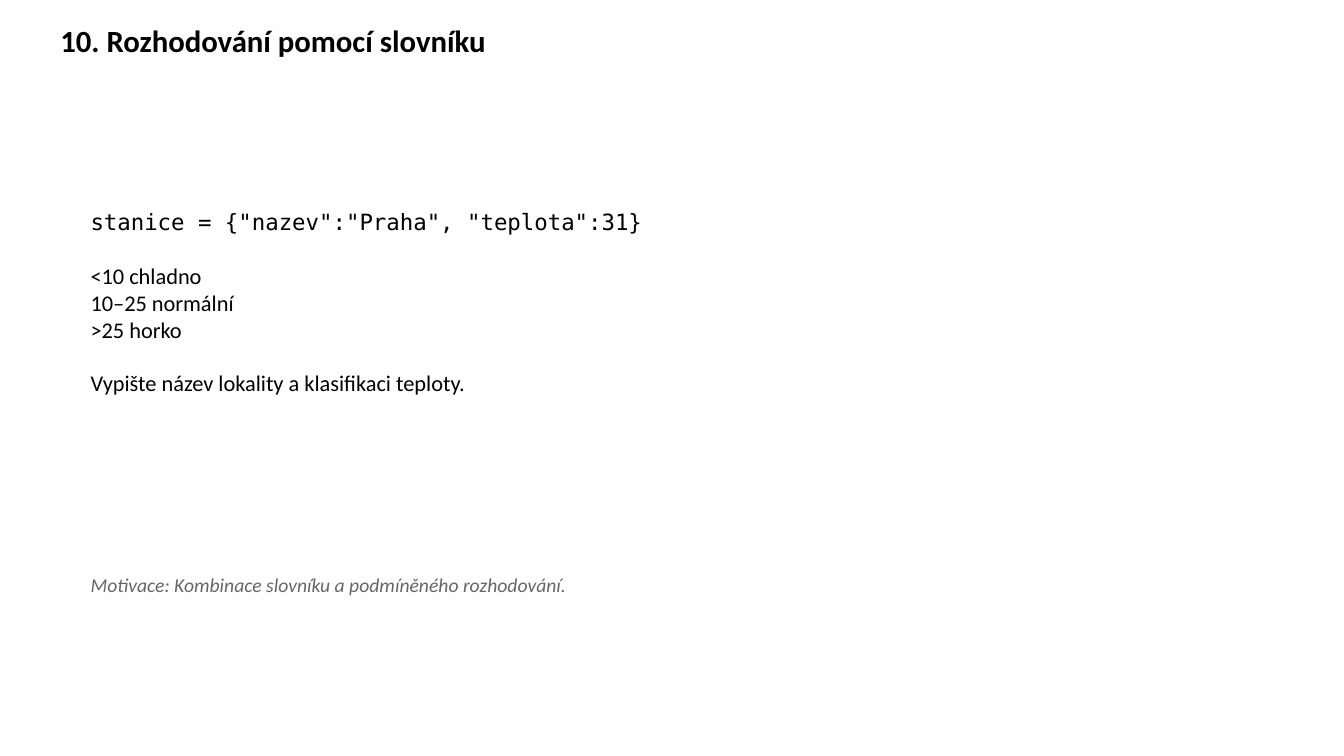
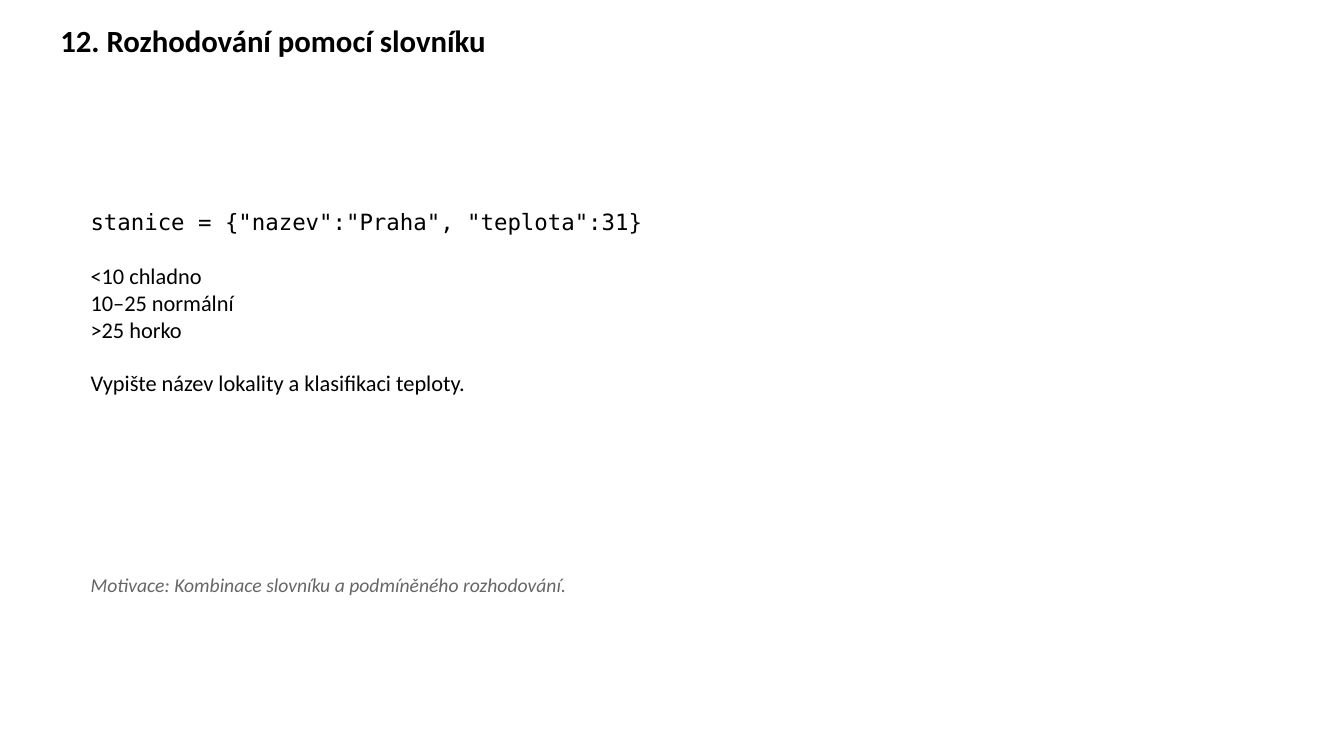
Before and after one commit to k155cvut/uvin, a slide deck: slide 13 of cviceni/cv4/uvin_cv4.pptx (slide 11 before the commit). Drawn at 1344x756 pixels with LibreOffice and Linux fonts; fonts in the diff are those of the drawing. Boxes give left, top, right and bottom in pixels: in the first picture for what was removed or moved away, otherwise in the second. Text is boxed around its words. In the diff, an @@ line names an element or a change of style, - is before the commit and + after.

```diff
--- a/cviceni/cv4/uvin_cv4.pptx
+++ b/cviceni/cv4/uvin_cv4.pptx
@@ text at [60,30,486,57]: text changed @@
-10. Rozhodování pomocí slovníku
+12. Rozhodování pomocí slovníku
```
Also in this commit, not shown: 10 other slides changed, 2 slides added, 1 other file.
